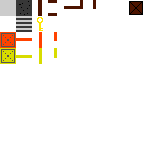
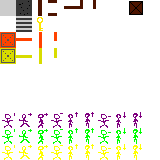
The second (160, 160) image is a revision of the first. Changes to its layers:
painted on "Background" over (2, 112, 142, 160)
